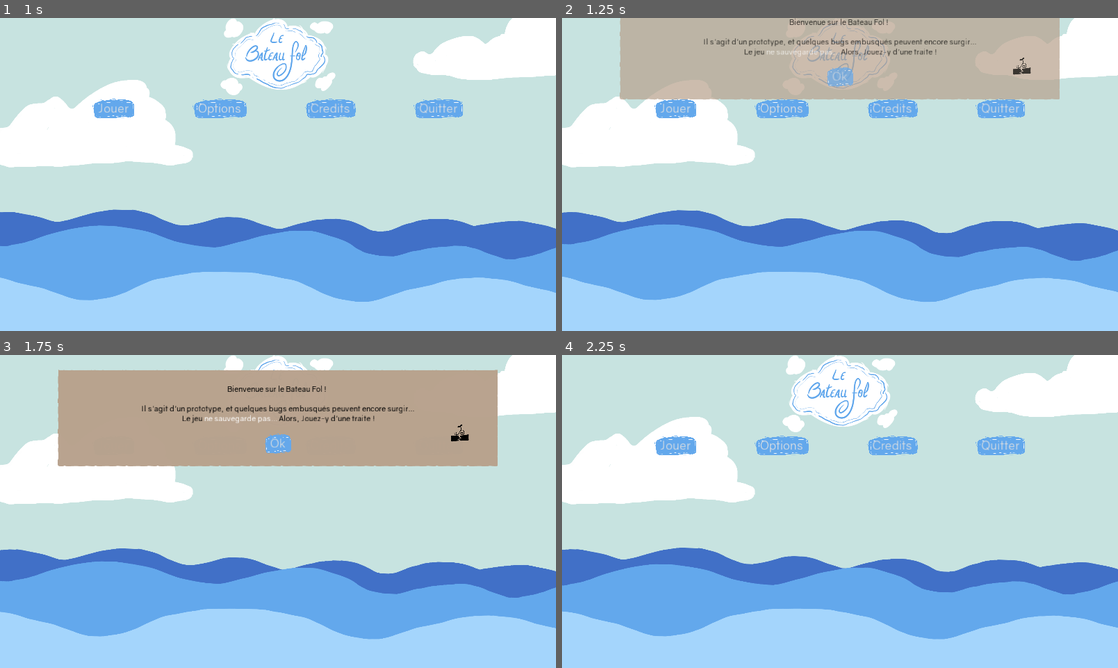
Above: before the commit, frames 1-4 (two rows, left to right).
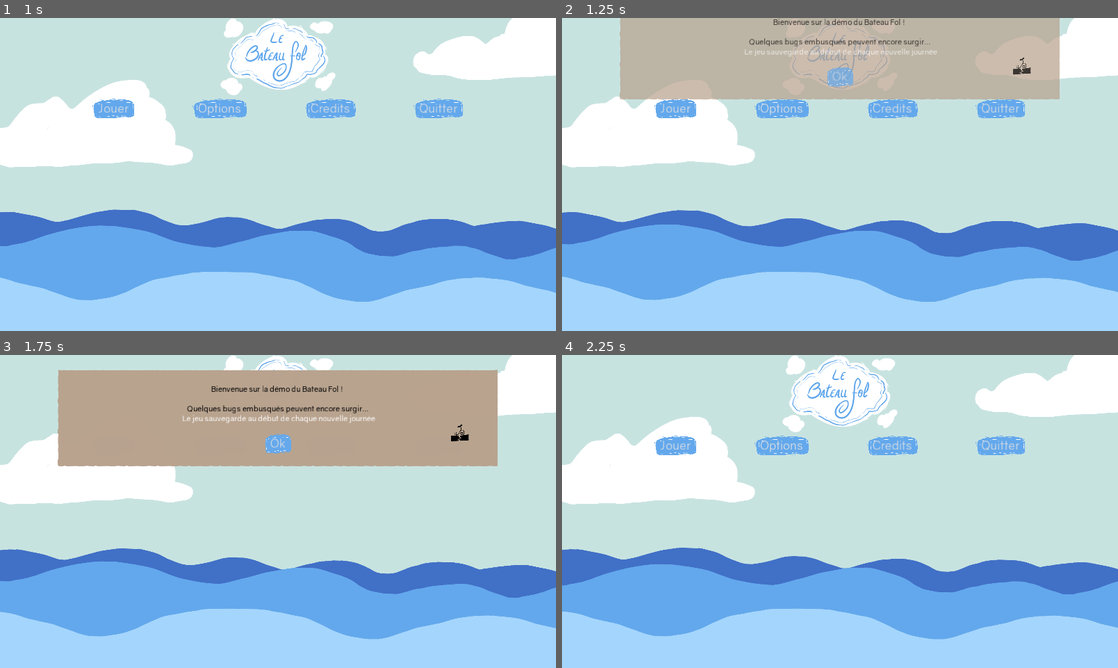
Above: after the commit, the same moments.

Repository: EmissaireBouc/BateauJardin2
Game: Godot game, scene res://Scenes/Systeme/Ecran_Titre.tscn
Same seed, same stepped clock (60 frames per second), same inputs: the game is played once before the commit and once after it. Sound files missing from this copy of the repository are replaced by a short silence.
Inputs:
- Up to frame 1 (1 s): click "Jouer" at 0.5 s
- Up to frame 2 (1.25 s): no input
- Up to frame 3 (1.75 s): click "Jouer" at 1.25 s
- Up to frame 4 (2.25 s): click "Ok" at 2 s

Frame 1 is identical in both runs. In frame 2, 1.0% of the frame differs, in the area x 25-75%, y 0-13%; in frame 3, 1.1%, in the area x 25-75%, y 9-22%; in frame 4, nothing differs.

Commit message:
positionnement des PNJ

Diff:
--- a/godotScene/Assets/Data/PointsActions.json
+++ b/godotScene/Assets/Data/PointsActions.json
@@ -61,5 +61,8 @@
   },
   "20": {
     "PA": 10
+  },
+"21": {
+    "PA": 10
   }
 }
--- a/godotScene/Assets/Data/PosPNJ.json
+++ b/godotScene/Assets/Data/PosPNJ.json
@@ -6,13 +6,13 @@
     "4": "F2",
     "5": "G3",
     "8": "G3",
-    "12": "G3",
-    "13": "D1",
-	"17": "G3",
-	"20": "G3",
-	"21": "F2",
-	"22": "G3",
-	"23": "G3"
+    "10": "G3",
+    "11": "D1",
+    "15": "G3",
+    "18": "G3",
+    "19": "F2",
+    "20": "G3",
+    "21": "G3"
   },
   "Cartographe": {
     "0": "F4",
@@ -20,19 +20,19 @@
     "5": "F4",
     "6": "F4",
     "7": "F4",
-	"14": "F4",
-    "16": "C3",
-	"17": "F4",
-	"22": "F4"
+    "12": "F4",
+    "14": "C3",
+    "15": "F4",
+    "20": "F4"
   },
   "Mecanicienne": {
     "3": "A1",
     "5": "C3",
     "7": "D1",
-    "13": "C3",
-	"16": "C3",
-	"19": "D1",
-	"20": "C3"
+    "11": "C3",
+    "14": "C3",
+    "17": "D1",
+    "18": "C3"
   },
   "Gabiere": {
     "0": "B1",
@@ -41,11 +41,11 @@
     "5": "C3",
     "7": "D1",
     "8": "C3",
-    "13": "C3",
-	"16": "B1",
-	"18": "F2",
-	"19": "D1",
-	"20": "C3"
+    "11": "C3",
+    "14": "B1",
+    "16": "F2",
+    "17": "D1",
+    "18": "C3"
   },
   "Charpentiere": {
     "0": "F2",
@@ -54,13 +54,22 @@
     "4": "F2",
     "7": "C3",
     "8": "C3",
-    "12": "E4",
-	"15": "E4",
-	"18": "F2",
-	"19": "E4",
-	"20": "E4",
-	"21": "F2",
-	"22": "E4"
+    "10": "E4",
+    "13": "E4",
+    "16": "F2",
+    "17": "E4",
+    "18": "E4",
+    "19": "F2",
+    "20": "E4"
+  },
+  "Matelot": {
+    "0": "E1",
+    "2": "E1",
+    "4": "E1",
+    "11": "D1",
+    "12": "E1",
+    "13": "D1",
+    "19": "E1"
   },
   "Vigie": {
     "0": "A4",
@@ -68,19 +77,11 @@
     "4": "A4",
     "6": "A4",
     "7": "C3",
+    "10": "A4",
     "12": "A4",
-	"14": "A4",
-	"15": "D1",
-	"16": "A4",
-	"22": "A4"
-  },
-  "Matelot": {
-    "0": "E1",
-    "2": "E1",
-    "4": "E1",
     "13": "D1",
-	"14": "E1",
-	"15": "D1",
-	"21": "E1"
+    "14": "A4",
+    "20": "A4"
   }
+
 }
--- a/godotScene/Assets/Data/PosPNJ2.json
+++ /dev/null
@@ -1,56 +0,0 @@
-{
-  "Navigatrice": [
-    "0": "F2",
-    "2": "G3",
-    "3": "G3",
-    "4": "F2",
-    "5": "G3",
-    "8": "G3",
-    "12": "G3",
-    "13": "D1"
-  ],
-  "Cartographe": [
-    "0": "F4",
-    "3": "F4",
-    "5": "F4",
-    "6": "F4",
-    "7": "F4"
-  ],
-  "Mecanicienne": [
-    "3": "A1",
-    "5": "C3",
-    "7": "D1",
-    "13": "C3"
-  ],
-  "Gabiere": [
-    "0": "B1",
-    "1": "B1",
-    "4": "B1",
-    "5": "C3",
-    "7": "D1",
-    "8": "F2",
-    "13": "C3"
-  ],
-  "Charpentiere": [
-    "0": "F2",
-    "1": "E4",
-    "3": "D1",
-    "4": "F2",
-    "7": "C3",
-    "8": "F2",
-    "12": "E4"
-  ],
-  "Vigie": [
-    "0": "A4",
-    "4": "A4",
-    "6": "A4",
-    "7": "C3",
-    "12": "A4"
-  ],
-  "Matelot": [
-    "0": "E1",
-    "2": "E1",
-    "4": "E1",
-    "13": "D1"
-  ]
-}
--- a/godotScene/Scripts/ConfigGame.gd
+++ b/godotScene/Scripts/ConfigGame.gd
@@ -3,7 +3,7 @@
 
 func _ready():
 	$Transition.animation("transition_out")
-
+	ImportData.jour = 0
 
 func choix_done(c):
 	$Encart.disconnect("encart_done", self, "encart_done")
@@ -18,7 +18,7 @@
 	add_child(encart)
 	encart.connect("encart_done", self, "encart_done")
 	encart.connect("choix_done", self, "choix_done")
-	encart.chargement_syst_info("Information", "[center]Bienvenue sur le Bateau Fol ! \n\n Il s'agit d'un prototype, et quelques bugs embusqués peuvent encore surgir... \n Le jeu [color=#ffffff]ne sauvegarde pas...[/color] Alors, Jouez-y d'une traite ![/center][right][img=<64>]res://Assets/UI/Logo/Logo_Gama_128x128.png[/img][/right]", "Ok")
+	encart.chargement_syst_info("Information", "[center]Bienvenue sur la démo du Bateau Fol ! \n\n Quelques bugs embusqués peuvent encore surgir... \n [color=#ffffff]Le jeu sauvegarde au début de chaque nouvelle journée[/color][/center][right][img=<64>]res://Assets/UI/Logo/Logo_Gama_128x128.png[/img][/right]", "Ok")
 
 func _on_Transition_transition_over(t):
 	encart()
--- a/godotScene/Scripts/Control.gd
+++ b/godotScene/Scripts/Control.gd
@@ -372,7 +372,7 @@
 	else:
 		ImportData.DialJour = 0
 		ImportData.ChangDial = 0
-		PA.set_PA(int(ImportData.PAJ[str(ImportData.jour)].PA))
+		PA.set_PA()
 
 	$Bateau/WalkArea.reboot()
 	$CanvasLayer/Transition.waitForClick = true
@@ -390,7 +390,7 @@
 	ImportData.ChangDial = 0
 	PNJsort.new_day()
 
-	PA.set_PA(int(ImportData.PAJ[str(jr)].PA))
+	PA.set_PA()
 
 	if jr == 0 :
 		var tuto = load("res://Scenes/Systeme/Tuto.tscn").instance()
--- a/godotScene/Scripts/PA.gd
+++ b/godotScene/Scripts/PA.gd
@@ -10,8 +10,10 @@
 	PA += d
 	PA_update()
 
-func set_PA(d):
-	PA = d
+func set_PA():
+	if ImportData.jour <= ImportData.get_last_day():
+		PA = ImportData.PAJ[str(ImportData.jour)].PA
+	else : PA = 10
 	PA_update()
 
 func get_PA():
--- a/godotScene/Scripts/PNJ/PNJ_Interaction.gd
+++ b/godotScene/Scripts/PNJ/PNJ_Interaction.gd
@@ -16,7 +16,7 @@
 """
 
 export (Array) var  Spot_PNJ = [["A1", Vector2(-3311,-465)],["A4", Vector2(-2946,514)],["B1", Vector2(-2105,-488)],["E1", Vector2(232,-787)],["E4", Vector2(-1364,465)],["F4", Vector2(-120,465)],["G3", Vector2(896,512)]]
-var Lieu_PNJ = [["D1", Vector2(-704,-384), Vector2(-320,-768), Vector2(-896,-768)],["F2", Vector2(704,192), Vector2(1088,64), Vector2(704,-192)],["C3", Vector2(-1792,512), Vector2(-1344,384), Vector2(-1792,192)]]
+var Lieu_PNJ = [["D1", Vector2(-320,-768),  Vector2(-896,-768), Vector2(-704,-384) ],["F2", Vector2(704,192), Vector2(1088,64), Vector2(704,-192)],["C3", Vector2(-1792,512), Vector2(-1344,384), Vector2(-1792,192)]]
 var Save_Lieu_PNJ = []
 
 onready var BoiteDialogue = get_parent().get_parent().get_parent().get_node("CanvasLayer/Dialogues/BoiteDialogue")
@@ -85,6 +85,8 @@
 		var jr = ImportData.PosPNJ[nbPNJ[i]].keys()
 		var coord = ImportData.PosPNJ[nbPNJ[i]].values()
 		nvPNJ.emplacement = coord[jr.find(str(ImportData.jour))]
+		print("jour" + str(jr.find(str(ImportData.jour))))
+		print("coord" + coord[jr.find(str(ImportData.jour))])
 
 		# Attribution des positions depuis les tableaux Spot_PNJ et Lieu_PNJ
 
Not shown: 8 places in godotScene/Scenes/Systeme/Scene_Principale.tscn that only renumber resources
